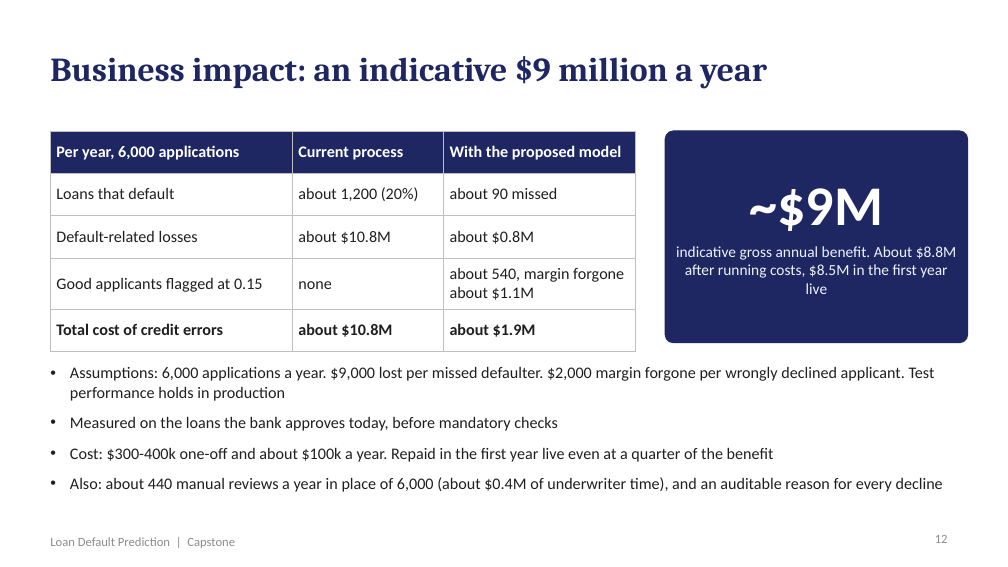
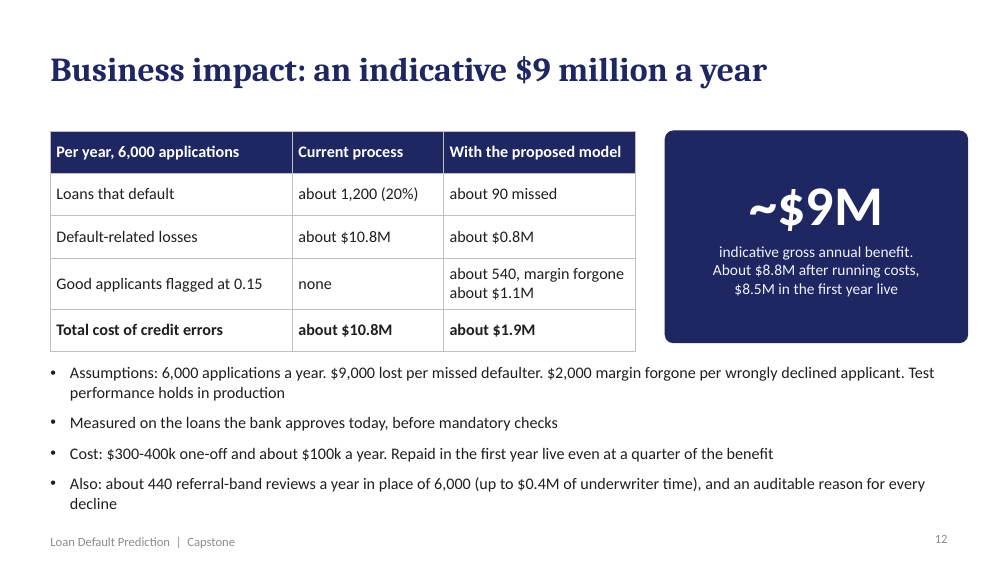
Before and after one commit to shubham1891/Personal-code, a slide deck: slide 12 of presentation/Loan_Default_Prediction_Presentation.pptx. Drawn at 1008x567 pixels with LibreOffice and Linux fonts; fonts in the diff are those of the drawing. Boxes give left, top, right and bottom in pixels: in the first picture for what was removed or moved away, otherwise in the second. Text is boxed around its words. In the diff, an @@ line names an element or a change of style, - is before the commit and + after.

```diff
--- a/presentation/Loan_Default_Prediction_Presentation.pptx
+++ b/presentation/Loan_Default_Prediction_Presentation.pptx
@@ text at bbox=[713, 246, 919, 297]: text changed @@
-indicative gross annual benefit. About $8.8M after running costs, $8.5M in the first year live
+indicative gross annual benefit.
+About $8.8M after running costs,
+$8.5M in the first year live
@@ text at bbox=[70, 477, 925, 509]: text changed @@
-• Also: about 440 manual reviews a year in place of 6,000 (about $0.4M of underwriter time), and an auditable reason for every decline
+• Also: about 440 referral-band reviews a year in place of 6,000 (up to $0.4M of underwriter time), and an auditable reason for every decline
```
Also in this commit, not shown: 1 other slide changed, 6 other files.
